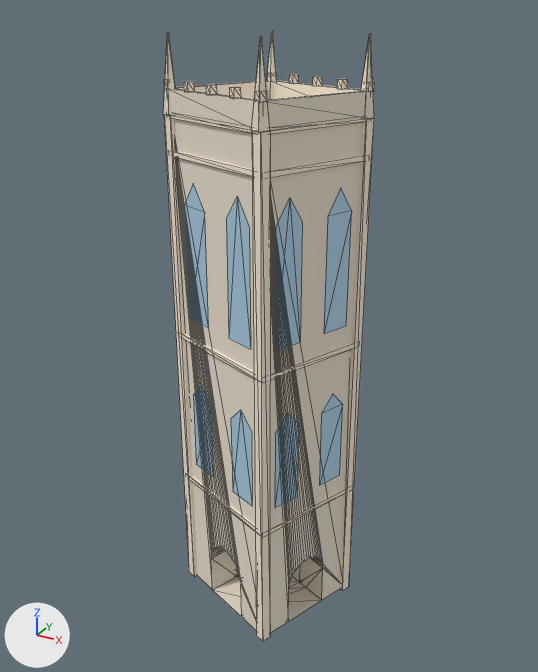
Two versions of the glTF model collection/tour-saint-jacques/low.glb, one commit apart.
Both versions are drawn from a 50 mm lens placed at (29.1, -52.8, 53.7), pointed at (-0.2, 0.4, 27.1). The axes (+X, +Y, +Z) are drawn at lower left. The lights are the same throughout. The older version comes first. Mesh edges are drawn as thin lines.

Names of what the first picture shows: 'stone', 'trim', 'window'.
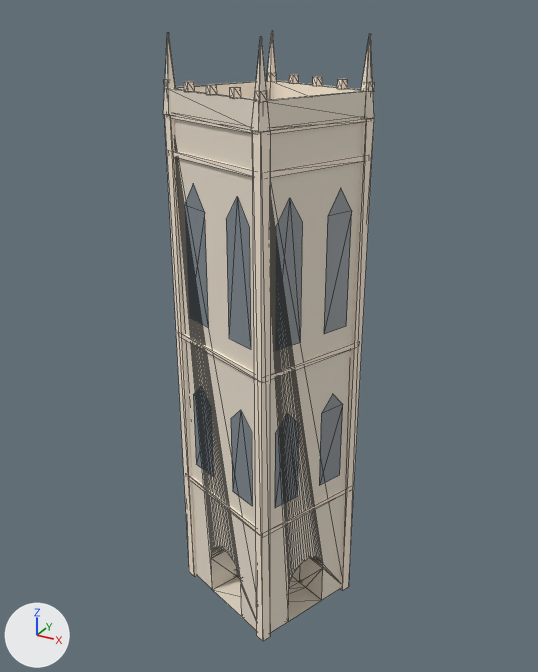
Boxes (x1, y1, x2, y2) around the edits, measured in the pictures (538 x 672 px):
'window', recoloured (darker): (184, 184, 352, 508) in both

The change, as a diff of the scene's bpy script:
```diff
--- a/collection/tour-saint-jacques/low.glb.py
+++ b/collection/tour-saint-jacques/low.glb.py
@@ mat_window @@
 mat_window = principled_material('window')
-mat_window.base_color = (0.371, 0.552, 0.694)  # blue #a4c4d9
+mat_window.base_color = (0.127, 0.191, 0.254)  # blue #64798a
 mat_window.roughness = 0.65
```
